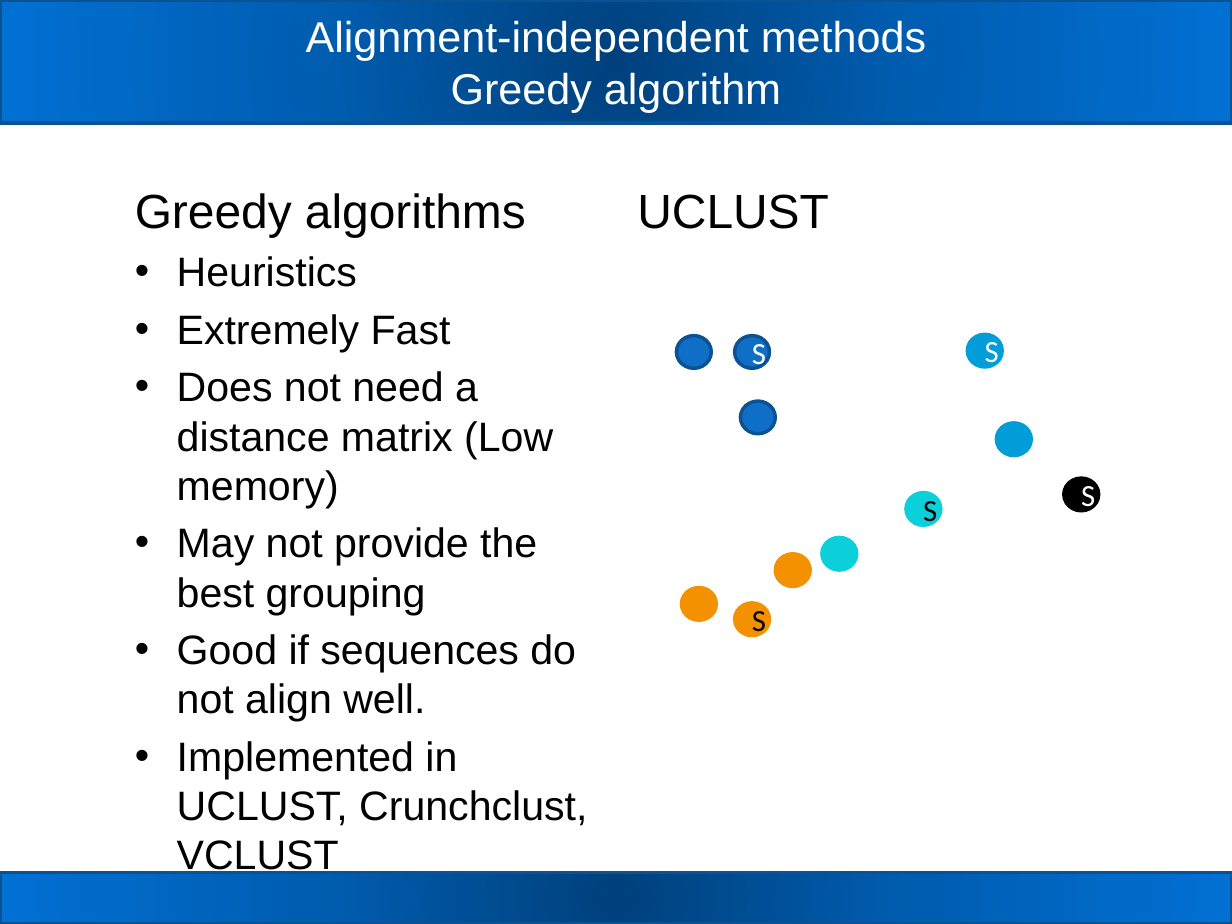
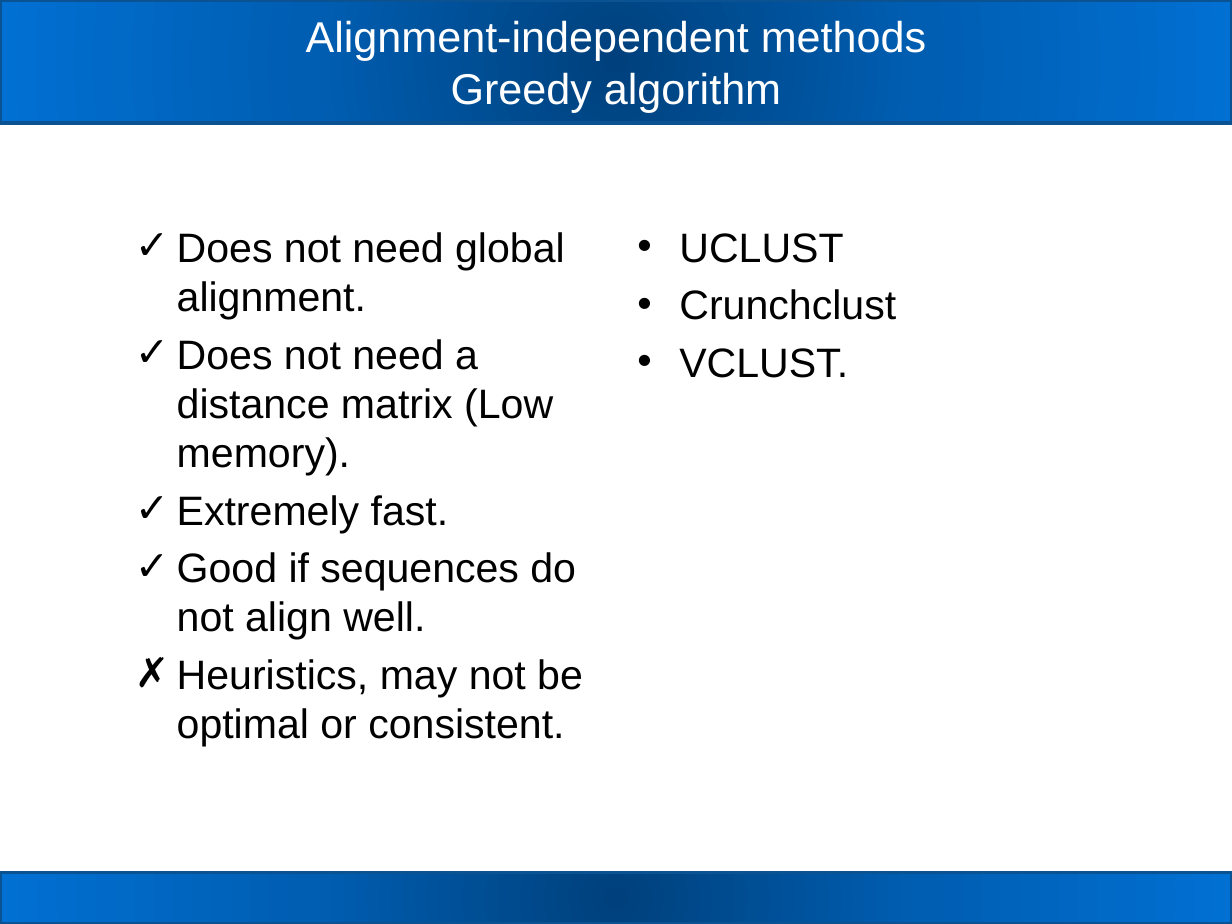
Before and after one commit to carden24/MIC506-Workshop, a slide deck: slide 31 of W2_16S_analysis.pptx (slide 30 before the commit). Drawn at 1232x924 pixels with LibreOffice and Linux fonts; fonts in the diff are those of the drawing. Boxes give left, top, right and bottom in pixels: in the first picture for what was removed or moved away, otherwise in the second. Text is boxed around its words. In the diff, an @@ line names an element or a change of style, - is before the commit and + after.

Commit message:
Updated powerpoint slides

```diff
--- a/W2_16S_analysis.pptx
+++ b/W2_16S_analysis.pptx
@@ text "Does not need global alignment.": place and size @@
-text "Does not need global alignment." at [135, 193, 587, 826]
+text "Does not need global alignment." at [177, 232, 583, 746]
@@ text at [177, 232, 565, 533]: text changed @@
-Greedy algorithms
-• Heuristics
-• Extremely Fast
-• Does not need a distance matrix (Low memory)
-• May not provide the best grouping
+✓ Does not need global alignment.
+✓ Does not need a distance matrix (Low memory).
+✓ Extremely fast.
@@ text "UCLUST": place and size @@
-text "UCLUST" at [637, 194, 828, 229]
+text "UCLUST" at [679, 233, 896, 378]
@@ text at [679, 233, 843, 263]: size 28 to 24 pt in "UCLUST"; bullet none to • @@
@@ text at [679, 289, 896, 378]: paragraphs added @@
+• Crunchclust
+• VCLUST.
@@ ellipse removed at [676, 335, 711, 368] @@
@@ ellipse removed at [734, 335, 769, 368] @@
-S
@@ ellipse removed at [967, 334, 1002, 367] @@
-S
@@ ellipse removed at [740, 402, 775, 435] @@
@@ ellipse removed at [997, 423, 1031, 456] @@
@@ ellipse removed at [1064, 478, 1099, 511] @@
-S
@@ ellipse removed at [906, 493, 940, 526] @@
-S
@@ ellipse removed at [822, 537, 856, 570] @@
@@ text at [177, 552, 576, 640]: bullet • to ✓ @@
@@ ellipse removed at [775, 553, 809, 586] @@
@@ ellipse removed at [681, 588, 716, 621] @@
@@ ellipse removed at [734, 602, 769, 636] @@
-S
@@ text at [177, 659, 583, 746]: text changed @@
-• Implemented in UCLUST, Crunchclust, VCLUST
+✗ Heuristics, may not be optimal or consistent.
```
Also in this commit, not shown: 17 other slides changed, 2 slides added, 1 slide removed, 1 other file.
